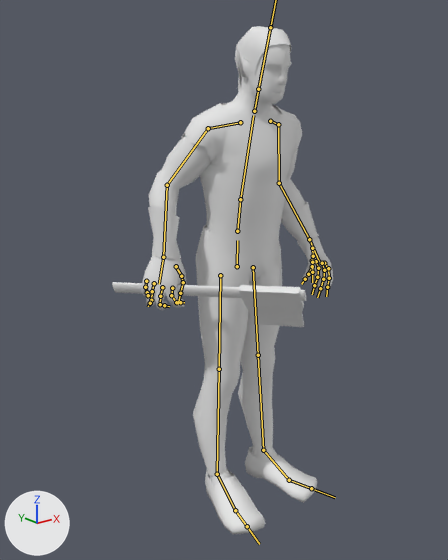
The FBX model Models Personatges/Models Carlos/elf_civil_final_axe_animation.fbx: old version first, new version second.
Before and after are seen from a 50 mm camera at (-2.49, -2.97, 2.78) aimed at (-0.17, -0.07, 1.62). The axes (+X, +Y, +Z) are drawn at lower left. The lights are the same throughout. Both versions are drawn at frame 1 of the action 'Armature|Idle'; the numbers are the values there. The bones that bend it are drawn over the model as lines.

Objects in the first picture: 'Cylinder', 'Low_Poly_Characte.000_Mesh.007'.
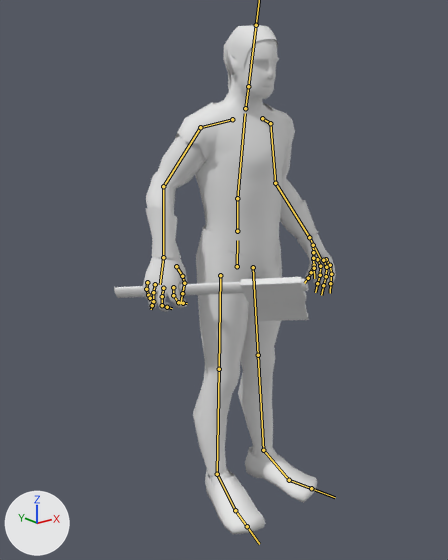
What the commit changed:
Bone 'Rib_cage' (bone_rib_cage) turns from (8, 0, 0) to (0, 0, 0) degrees about its own x, y and z.
Bone 'Torso' (bone_torso) turns from (7, 0, 0) to (10, 0, 0) degrees about its own x, y and z.

What differs and where, as boxes [x1, y1, x2, y2] in the pictures (448 x 560 px):
'Low_Poly_Characte.000_Mesh.007', posed
    before: [141, 26, 333, 535]
    after: [142, 25, 336, 535]
'Cylinder', posed
    before: [112, 282, 306, 327]
    after: [114, 277, 309, 321]
bone 'Rib_cage', root to tip
    before: (237, 231) to (240, 199)
    after: (237, 231) to (237, 198)
bone 'Torso', root to tip
    before: (240, 199) to (253, 115)
    after: (237, 198) to (245, 113)
